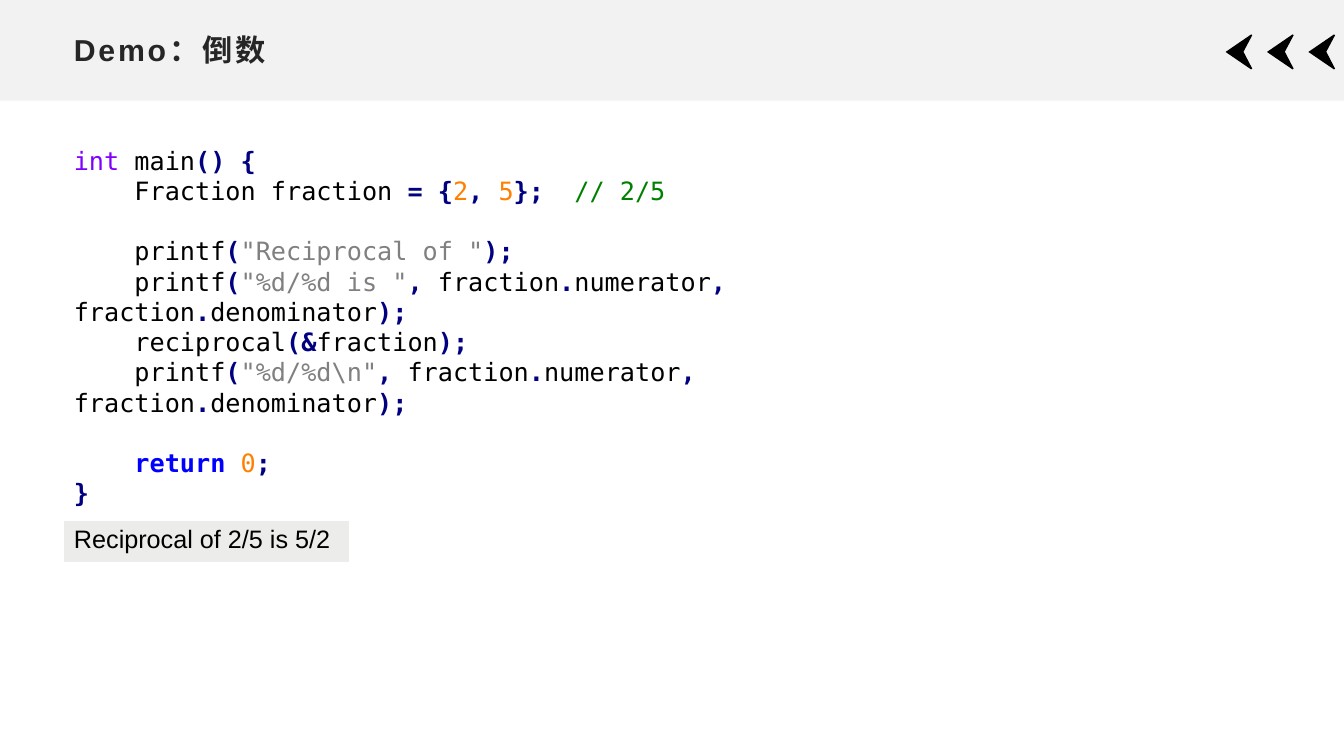
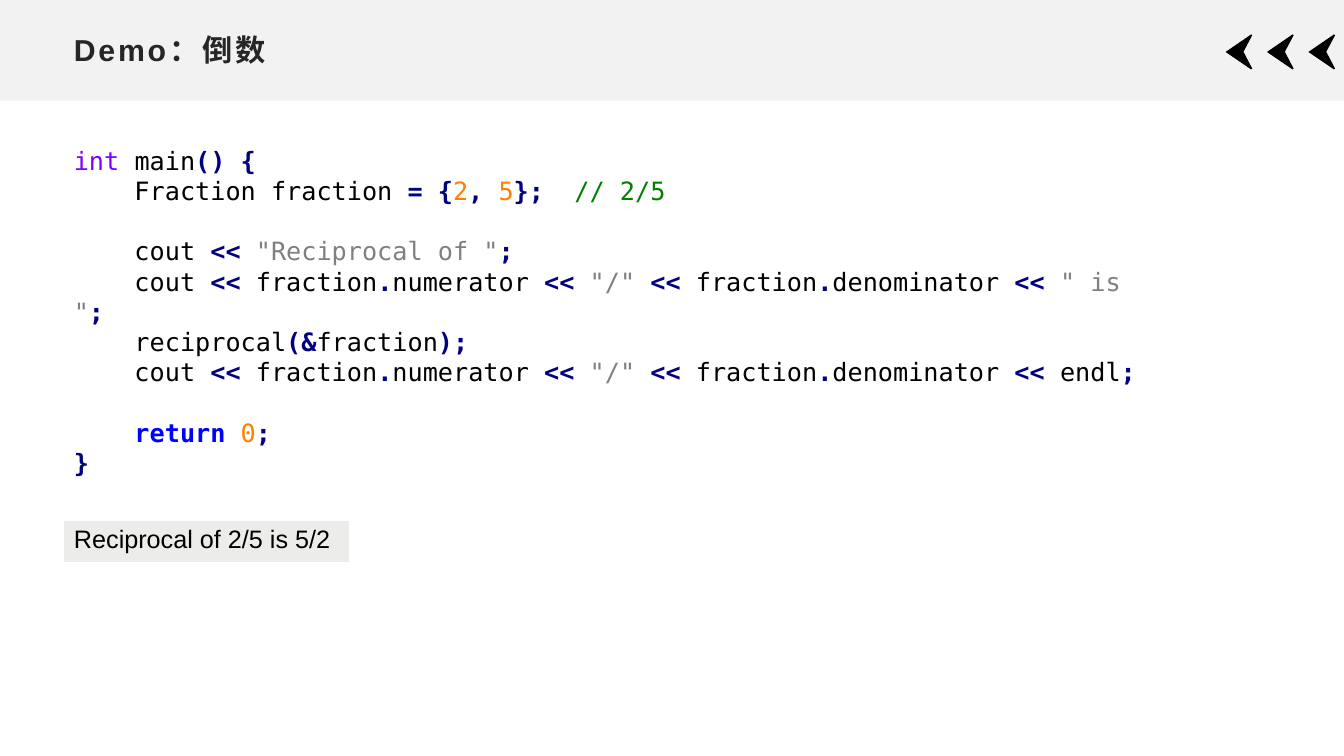
Before and after one commit to xdai02/C_Plus_Plus, a slide deck: slide 11 of slides/Chapter9.pptx. Drawn at 1344x756 pixels with LibreOffice and Linux fonts; fonts in the diff are those of the drawing. Boxes give left, top, right and bottom in pixels: in the first picture for what was removed or moved away, otherwise in the second. Text is boxed around its words. In the diff, an @@ line names an element or a change of style, - is before the commit and + after.

```diff
--- a/slides/Chapter9.pptx
+++ b/slides/Chapter9.pptx
@@ text at box(134, 241, 1120, 292): text changed @@
-printf("Reciprocal of ");
-printf("%d/%d is ", fraction.numerator, fraction.denominator);
+cout << "Reciprocal of ";
+cout << fraction.numerator << "/" << fraction.denominator << " is ";
@@ text at box(134, 361, 1136, 385): text changed @@
-printf("%d/%d\n", fraction.numerator, fraction.denominator);
+cout << fraction.numerator << "/" << fraction.denominator << endl;
```
Also in this commit, not shown: 4 other slides changed, 2 other files.
